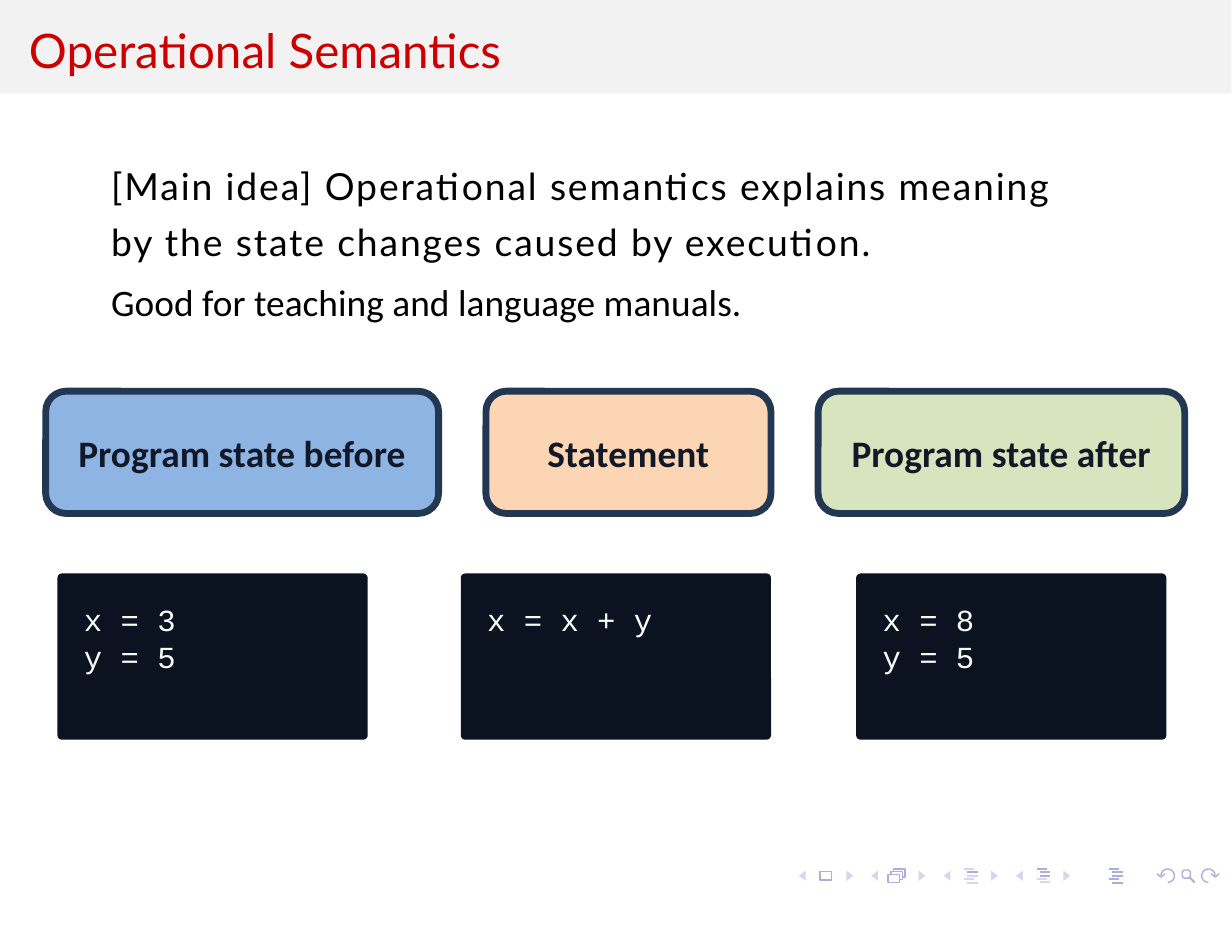
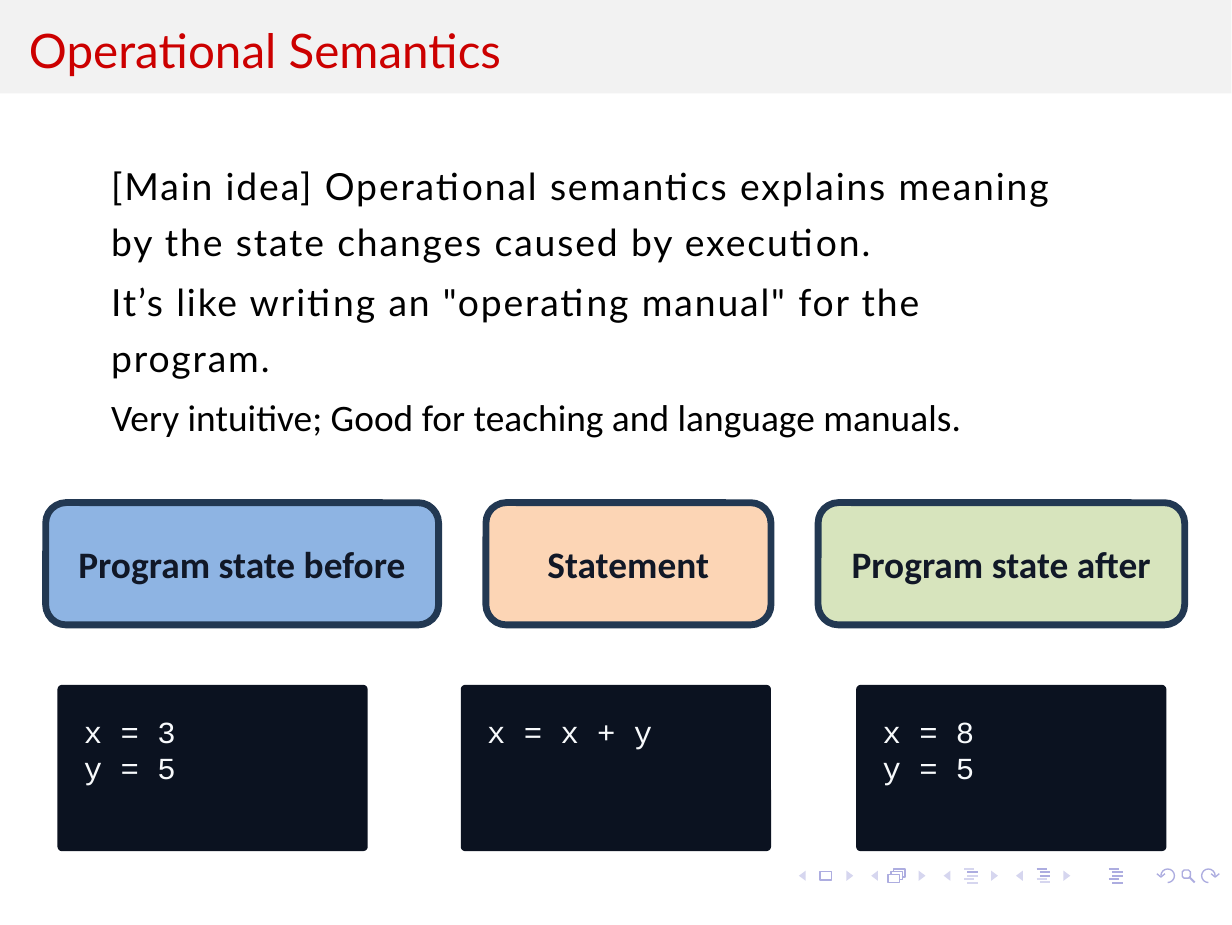
Before and after one commit to kevinsuo/kevinsuo.github.io, a slide deck: slide 16 of teaching/2026Summer/5070/Slides/8.pptx. Drawn at 1232x925 pixels with LibreOffice and Linux fonts; fonts in the diff are those of the drawing; background and template pictures are left out. Boxes give left, top, right and bottom in pixels: in the first picture for what was removed or moved away, otherwise in the second. Text is boxed around its words. In the diff, an @@ line names an element or a change of style, - is before the commit and + after.

```diff
--- a/teaching/2026Summer/5070/Slides/8.pptx
+++ b/teaching/2026Summer/5070/Slides/8.pptx
@@ text at <box>111,287,961,438</box>: text changed; font Calibri to Lato @@
-Good for teaching and language manuals.
+It’s like writing an "operating manual" for the program.
+Very intuitive; Good for teaching and language manuals.
@@ 6 rounded rectangles, 3 texts: place and size @@
-6 rounded rectangles, 3 texts at <box>46,391,1186,738</box>
+6 rounded rectangles, 3 texts at <box>46,504,1186,851</box>
```
Also in this commit, not shown: 7 other slides changed, 1 other file.
